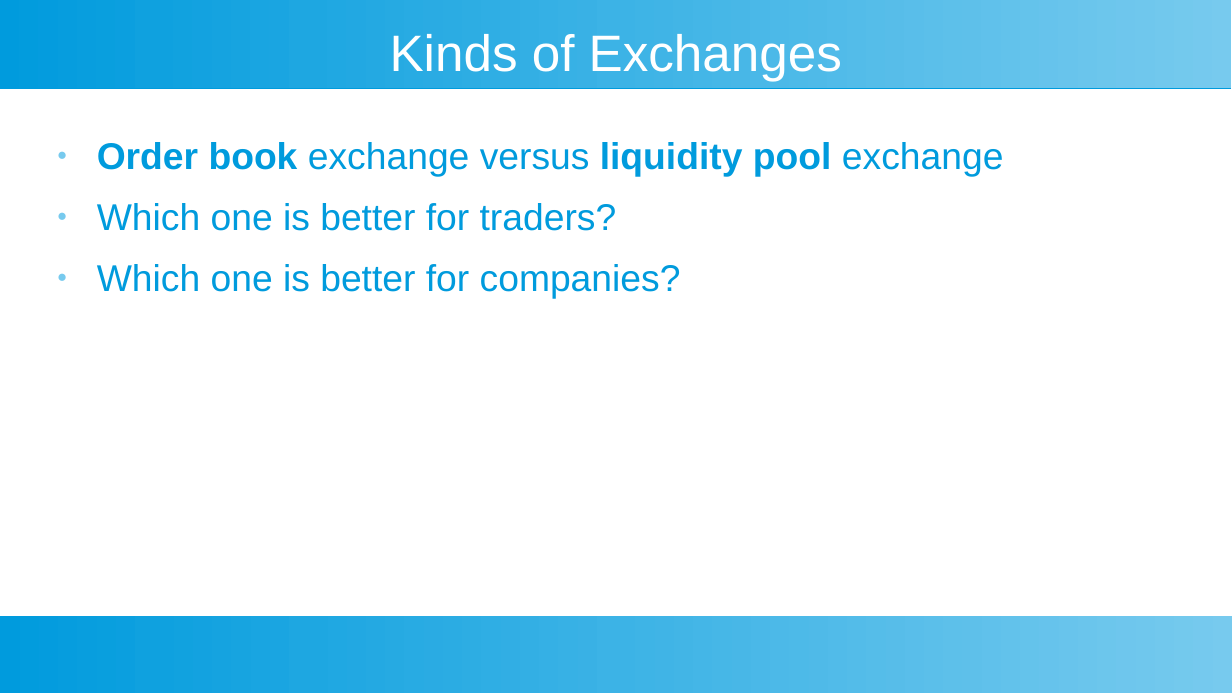
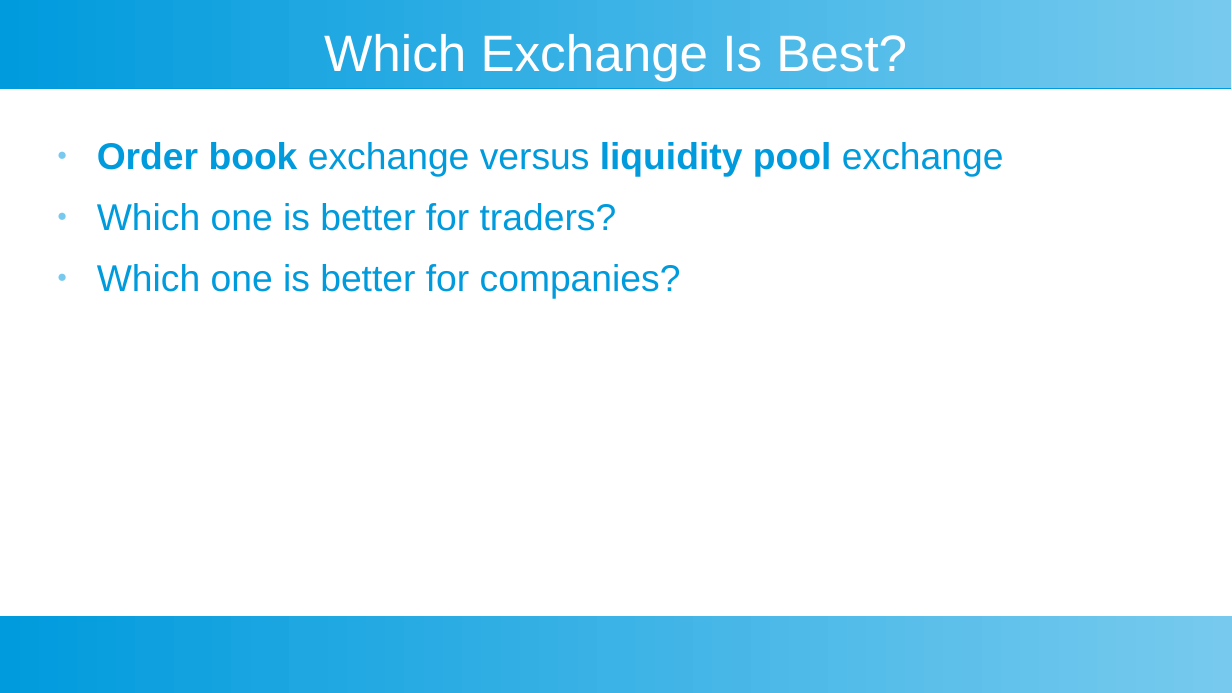
Before and after one commit to toongeorges/cryptoshares, a slide deck: slide 16 of design.odp (slide 8 before the commit). Drawn at 1232x693 pixels with LibreOffice and Linux fonts; fonts in the diff are those of the drawing. Boxes give left, top, right and bottom in pixels: in the first picture for what was removed or moved away, otherwise in the second. Text is boxed around its words. In the diff, an @@ line names an element or a change of style, - is before the commit and + after.

```diff
--- a/design.odp
+++ b/design.odp
@@ title at [324,34,907,81]: text changed @@
-Kinds of Exchanges
+Which Exchange Is Best?
```
Also in this commit, not shown: 6 other slides changed, 28 slides added, 1 slide removed.
